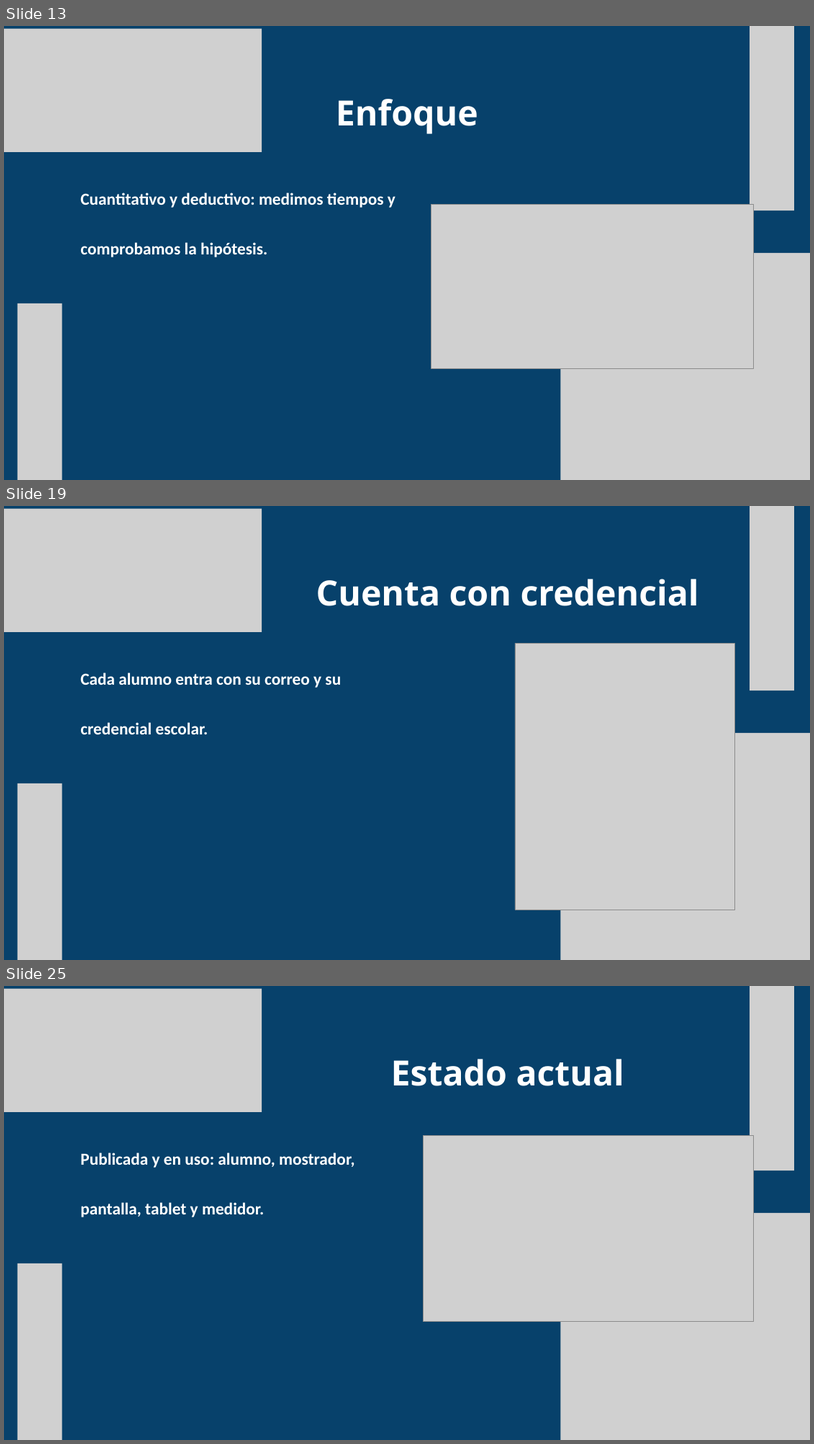
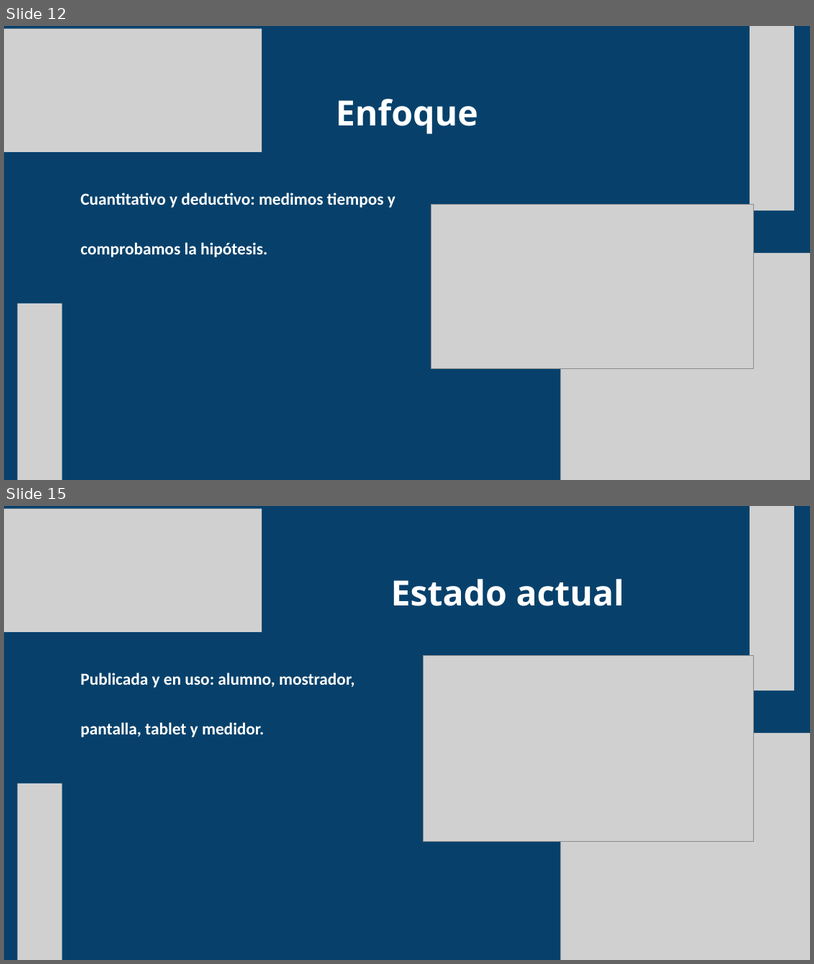
Before and after one commit to ejercitopalomazi9111-arch/mazi-central, a slide deck: fadori/presentacion/Fadori-STEAM.pptx. Shown one above the other, each under a label of ours: slides 13, 19 and 25 before the commit, slides 12 and 15 after it; the slides between them are not shown. The pictures are 814x1444 and 814x964 pixels, drawn with LibreOffice and Linux fonts; fonts in the diff are those of the drawing; grey boxes stand for pictures. Boxes give left, top, right and bottom in pixels: in the first picture for what was removed or moved away, otherwise in the second. Text is boxed around its words. In the diff, an @@ line names an element or a change of style, - is before the commit and + after.

```diff
--- a/fadori/presentacion/Fadori-STEAM.pptx
+++ b/fadori/presentacion/Fadori-STEAM.pptx
@@ slide 19 removed at [4, 506, 810, 960], background #07416B @@
@@ picture removed at [4, 509, 262, 632] @@
@@ picture removed at [750, 506, 795, 690] @@
@@ text removed at [316, 579, 700, 606] @@
-Cuenta con credencial
@@ picture removed at [515, 643, 735, 909] @@
@@ text removed at [80, 672, 341, 734] @@
-Cada alumno entra con su correo y su credencial escolar.
@@ picture removed at [561, 733, 810, 959] @@
@@ picture removed at [17, 783, 62, 960] @@
@@ what was slide 13 is now slide 12 @@
@@ what was slide 25 is now slide 15 @@
```
Also in this commit, not shown: 2 slides added, 11 other slides removed, 2 other files.
